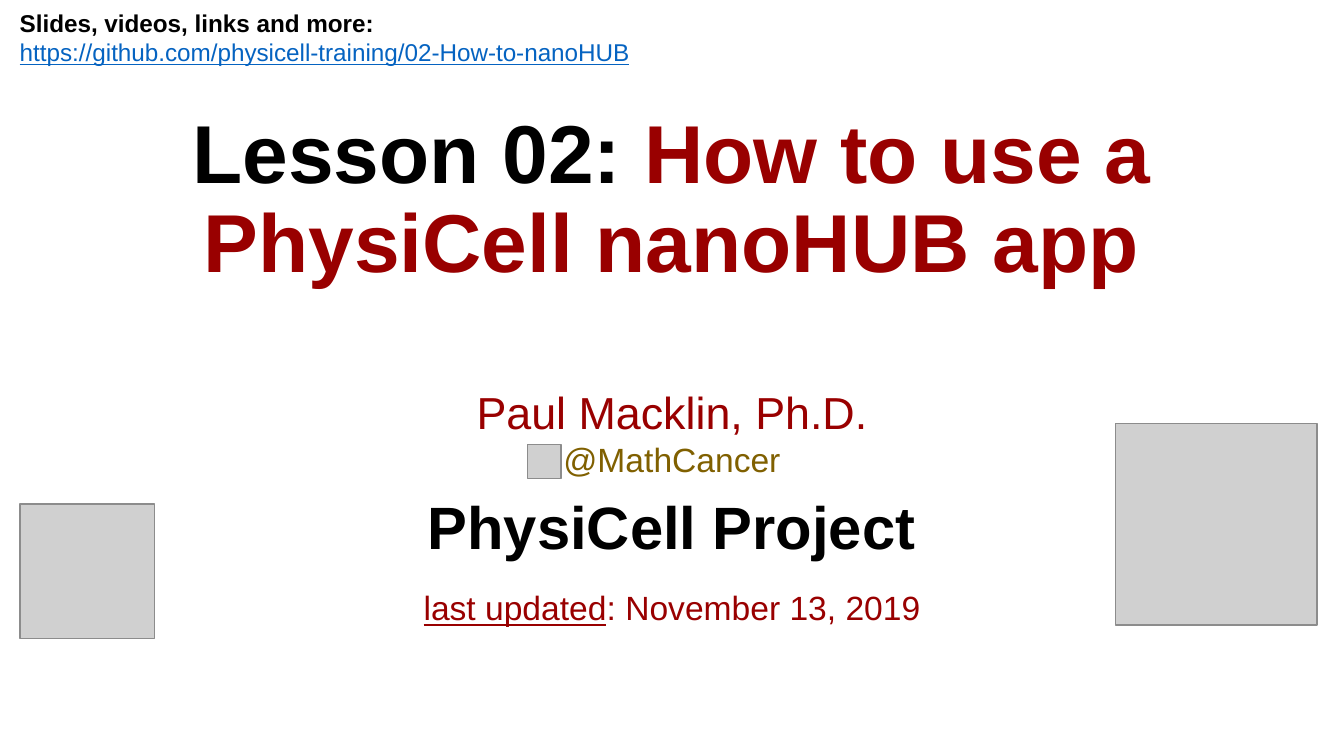
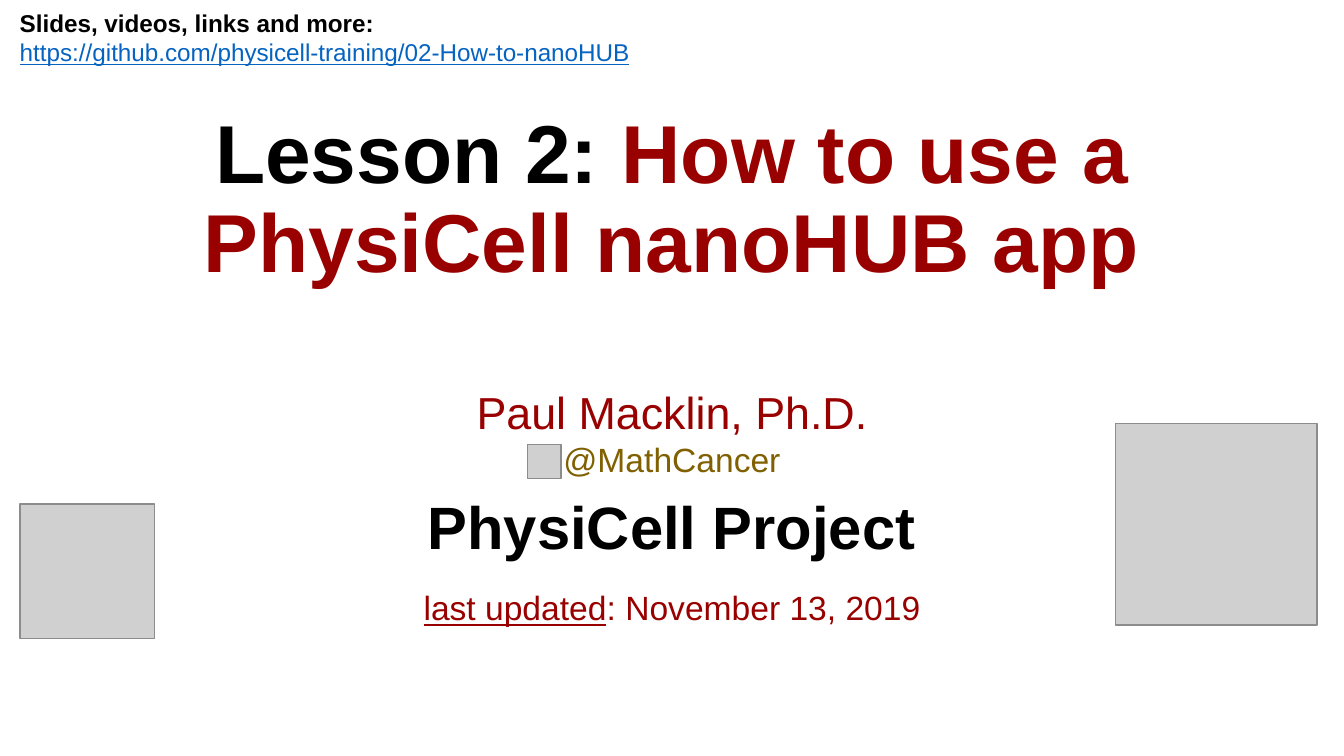
Before and after one commit to physicell-training/02-How-to-nanoHUB, a slide deck: slide 1 of pptx_source/02-How-to-nanoHUB.pptx. Drawn at 1344x756 pixels with LibreOffice and Linux fonts; fonts in the diff are those of the drawing; grey boxes stand for pictures; background and template pictures are left out. Boxes give left, top, right and bottom in pixels: in the first picture for what was removed or moved away, otherwise in the second. Text is boxed around its words. In the diff, an @@ line names an element or a change of style, - is before the commit and + after.

```diff
--- a/pptx_source/02-How-to-nanoHUB.pptx
+++ b/pptx_source/02-How-to-nanoHUB.pptx
@@ title at <box>204,125,1138,287</box>: text changed @@
-Lesson 02: How to use a PhysiCell nanoHUB app
+Lesson 2: How to use a PhysiCell nanoHUB app
```
Also in this commit, not shown: 2 other slides changed, 1 slide added.
